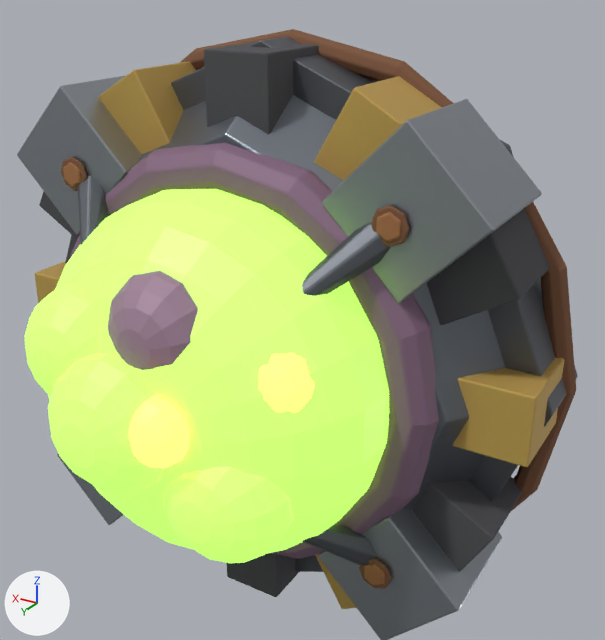
The FBX model Assets/GeneratedBaseItems/20_Corrosive_Bile_Landmine.fbx: old version first, new version second.
Both versions are drawn from a camera (50 mm lens) standing at (-1.42, 2.41, 1.17) and looking at (-0.19, 0.37, 0.15). The lights are fixed; the arrows at lower left show +X, +Y and +Z. The picture after the commit comes second. Vertices at exactly the same position are counted once.

Before the edit, the objects in view are built like this:
```python
ob_20_corrosive_bile_landmine = bpy.data.objects.new('20_Corrosive_Bile_Landmine', me_20_corrosive_bile_landmine_baked)
ob_20_corrosive_bile_landmine.location = (0.0, 0.0, 0.0)
```
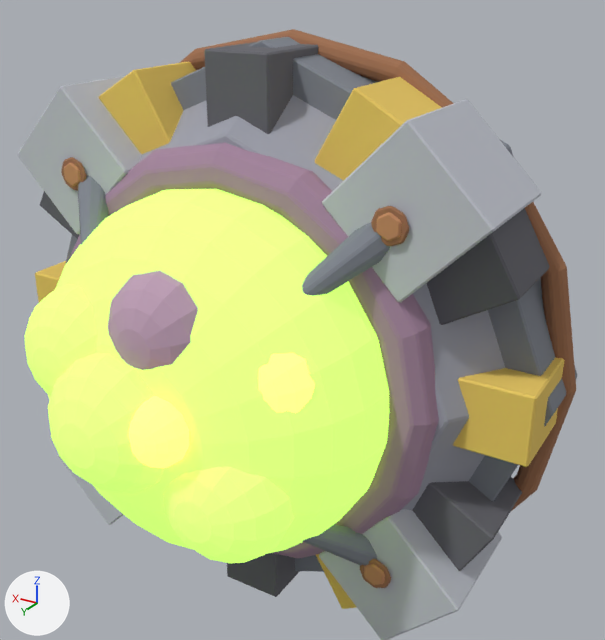
Boxes [x1, y1, x2, y2] around the edits, measured in the pictures (605 x 640 px):
'20_Corrosive_Bile_Landmine', recoloured, surface changed, reshaped
    before: [17, 29, 578, 640]
    after: [18, 29, 577, 640]
part 1 of me_20_corrosive_bile_landmine_baked, cut back
    before: [17, 29, 578, 640]

Diff of the bpy script that builds the scene:
```diff
--- a/Assets/GeneratedBaseItems/20_Corrosive_Bile_Landmine.fbx.py
+++ b/Assets/GeneratedBaseItems/20_Corrosive_Bile_Landmine.fbx.py
@@ mat_bile___toxic_phosphor @@
 mat_bile___toxic_phosphor = principled_material('Bile | toxic phosphor')
-mat_bile___toxic_phosphor.base_color = (0.32, 0.58, 0.1)  # green #99c859
-mat_bile___toxic_phosphor.roughness = 0.38
-mat_bile___toxic_phosphor.emission_color = (0.35, 0.72, 0.1)  # green #a0dd59
-mat_bile___toxic_phosphor.emission_strength = 1.4
+mat_bile___toxic_phosphor.base_color = (0.46, 0.78, 0.14)  # green #b5e569
+mat_bile___toxic_phosphor.roughness = 0.96
+mat_bile___toxic_phosphor.emission_color = (0.42, 0.78, 0.12)  # green #ade561
+mat_bile___toxic_phosphor.emission_strength = 1.2
@@ mat_chitin___olive_ridges @@
 mat_chitin___olive_ridges = principled_material('Chitin | olive ridges')
-mat_chitin___olive_ridges.base_color = (0.36, 0.23, 0.32)  # pink #a28499
+mat_chitin___olive_ridges.base_color = (0.52, 0.35, 0.47)  # pink #bfa0b6
 mat_chitin___olive_ridges.metallic = 0.15
-mat_chitin___olive_ridges.roughness = 0.58
+mat_chitin___olive_ridges.roughness = 0.96
@@ mat_ember___orange_glow @@
 mat_ember___orange_glow.roughness = 0.35
-mat_ember___orange_glow.emission_color = (1.0, 0.42, 0.08)  # orange #ffad50
+mat_ember___orange_glow.emission_color = (1.0, 0.52, 0.1)  # orange #ffbf59
 mat_ember___orange_glow.emission_strength = 2.8
@@ mat_iron___dark_forged_steel @@
 mat_iron___dark_forged_steel = principled_material('Iron | dark forged steel')
-mat_iron___dark_forged_steel.base_color = (0.14, 0.15, 0.17)  # grey #696c73
-mat_iron___dark_forged_steel.metallic = 0.82
-mat_iron___dark_forged_steel.roughness = 0.52
+mat_iron___dark_forged_steel.base_color = (0.22, 0.24, 0.28)  # grey #818690
+mat_iron___dark_forged_steel.roughness = 0.96
@@ mat_titanium___graphite_armor @@
 mat_titanium___graphite_armor = principled_material('Titanium | graphite armor')
-mat_titanium___graphite_armor.base_color = (0.19, 0.21, 0.24)  # grey #797e86
-mat_titanium___graphite_armor.metallic = 0.86
-mat_titanium___graphite_armor.roughness = 0.42
+mat_titanium___graphite_armor.base_color = (0.35, 0.36, 0.42)  # grey #a0a2ad
+mat_titanium___graphite_armor.roughness = 0.96
@@ mat_hazard___faded_amber @@
 mat_hazard___faded_amber = principled_material('Hazard | faded amber')
-mat_hazard___faded_amber.base_color = (0.54, 0.35, 0.09)  # orange #c2a055
-mat_hazard___faded_amber.metallic = 0.28
-mat_hazard___faded_amber.roughness = 0.62
+mat_hazard___faded_amber.base_color = (0.82, 0.58, 0.12)  # yellow #eac861
+mat_hazard___faded_amber.roughness = 0.96
@@ mat_charcoal___blackened @@
 mat_charcoal___blackened = principled_material('Charcoal | blackened')
-mat_charcoal___blackened.base_color = (0.07, 0.07, 0.08)  # dark grey #4b4b50
+mat_charcoal___blackened.base_color = (0.13, 0.13, 0.15)  # dark grey #65656c
 mat_charcoal___blackened.roughness = 0.92
@@ mat_titanium___bright_bevel @@
 mat_titanium___bright_bevel = principled_material('Titanium | bright bevel')
-mat_titanium___bright_bevel.base_color = (0.36, 0.39, 0.43)  # grey #a2a8af
-mat_titanium___bright_bevel.metallic = 0.88
-mat_titanium___bright_bevel.roughness = 0.38
+mat_titanium___bright_bevel.base_color = (0.52, 0.54, 0.6)  # light grey #bfc2cb
+mat_titanium___bright_bevel.roughness = 0.96
@@ mat_rust___deep_brown @@
 mat_rust___deep_brown = principled_material('Rust | deep brown')
-mat_rust___deep_brown.base_color = (0.22, 0.1, 0.05)  # brown #81593f
+mat_rust___deep_brown.base_color = (0.35, 0.16, 0.08)  # brown #a06f50
 mat_rust___deep_brown.metallic = 0.22
@@ mat_rust___orange_oxide @@
 mat_rust___orange_oxide = principled_material('Rust | orange oxide')
-mat_rust___orange_oxide.base_color = (0.38, 0.16, 0.07)  # brown #a66f4b
-mat_rust___orange_oxide.metallic = 0.25
+mat_rust___orange_oxide.base_color = (0.54, 0.25, 0.12)  # orange #c28961
 mat_rust___orange_oxide.roughness = 0.82
@@ mat_chitin___dark_carapace @@
 mat_chitin___dark_carapace = principled_material('Chitin | dark carapace')
-mat_chitin___dark_carapace.base_color = (0.24, 0.14, 0.22)  # greyish purple #866981
-mat_chitin___dark_carapace.metallic = 0.18
-mat_chitin___dark_carapace.roughness = 0.62
+mat_chitin___dark_carapace.base_color = (0.38, 0.24, 0.35)  # pink #a686a0
+mat_chitin___dark_carapace.roughness = 0.96
@@ me_20_corrosive_bile_landmine_baked @@
-me_20_corrosive_bile_landmine_baked.from_pydata(...)  # 5328 vertices, 5292 faces; spans x -0.98..0.98, y 0.0..1.12, z -0.98..0.98
+me_20_corrosive_bile_landmine_baked.from_pydata(...)  # 3216 vertices, 3412 faces; spans x -0.98..0.98, y 0.0..1.12, z -0.98..0.98
+# me_20_corrosive_bile_landmine_baked part 1: 15 vertices moved within x -0.31..0.18, y 0.77..0.79, z -0.29..0.29; 2112 vertices removed from x -0.98..0.98, y 0.0..0.79, z -0.98..0.98
 me_20_corrosive_bile_landmine_baked.materials.append(mat_bile___toxic_phosphor)
```
